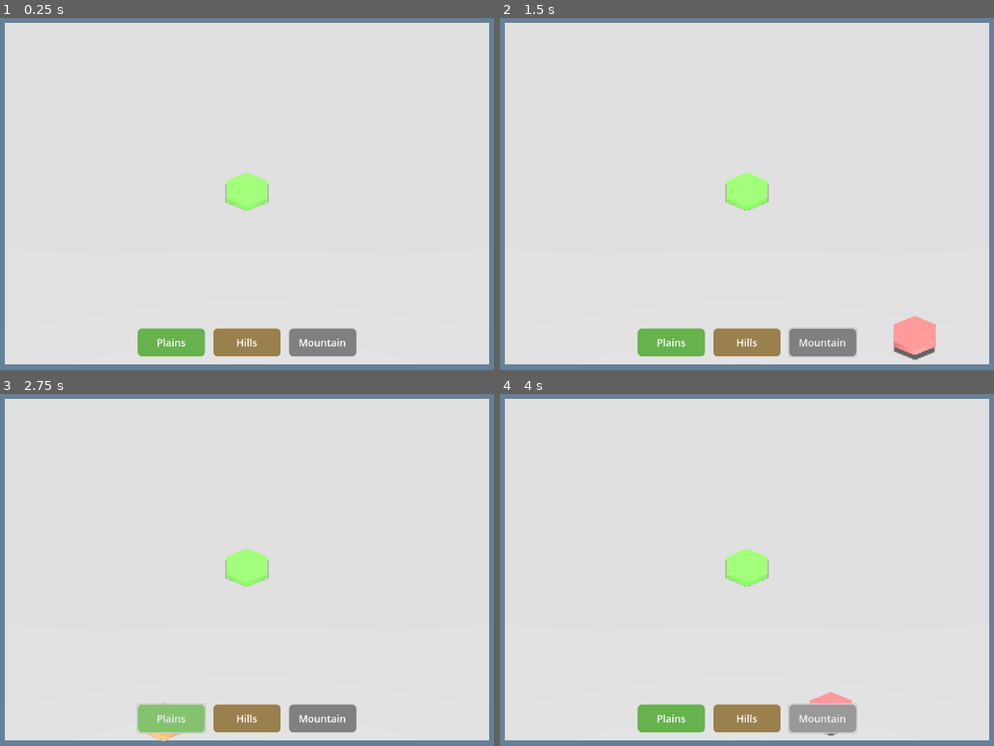
Above: before the commit, frames 1-4 (two rows, left to right).
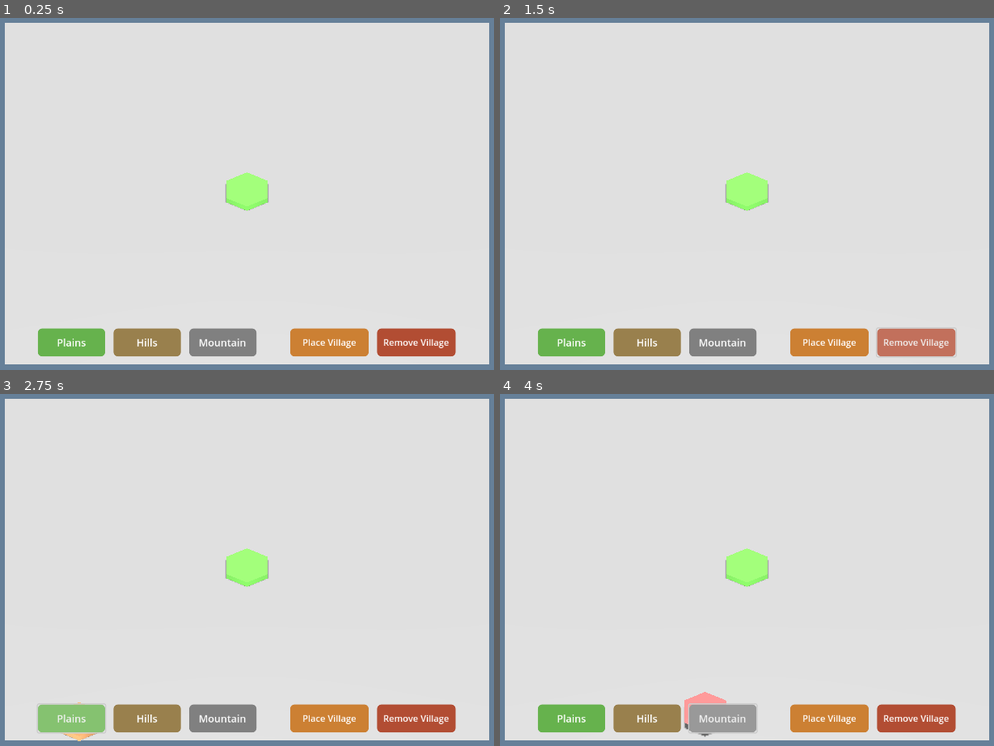
Above: after the commit, the same moments.

Repository: antony-carrard/khaos
Game: Godot game, scene res://main.tscn
Same seed, same stepped clock (60 frames per second), same inputs: the game is played once before the commit and once after it.
Inputs (mouse positions are in pixels of both pictures, inside the frame that each line leads up to):
- Up to frame 1 (0.25 s): no input
- Up to frame 2 (1.5 s): click (830, 341) at 0.5 s, where only the run after the commit has a clickable "Place Village"; click (914, 341) at 1.25 s, where only the run after the commit has a clickable "Remove Village"
- Up to frame 3 (2.75 s): click "Plains" at 2 s
- Up to frame 4 (4 s): click "Hills" at 2.75 s; click "Mountain" at 3.5 s

The runs differ from the first frame. In frame 1, 6.2% of the frame differs, in the area x 7-93%, y 88-97%; in frame 2, 6.5%; in frame 3, 6.4%; in frame 4, 6.6%, in the area x 7-93%, y 84-98%.

Commit message:
Added village placement and removal

Diff:
--- a/board_manager.gd
+++ b/board_manager.gd
@@ -31,13 +31,26 @@
 # Grid storage: Dictionary with Vector3i(q, r, height) as key
 var placed_tiles: Dictionary = {}
 
+# Village storage: Dictionary with Vector2i(q, r) as key (villages are placed on tiles, not heights)
+# Value is the village Node3D instance
+var placed_villages: Dictionary = {}
+
 # Preview tile
 var preview_tile: HexTile = null
 var preview_position: Vector3i = Vector3i.ZERO  # (q, r, height)
+var preview_village: Node3D = null
 
 # Tile type selection
 var current_tile_type: TileType = TileType.PLAINS
 var placement_active: bool = false  # Toggle placement mode on/off (starts OFF)
+
+# Village mode
+enum PlacementMode {
+	TILE,
+	VILLAGE_PLACE,
+	VILLAGE_REMOVE
+}
+var current_mode: PlacementMode = PlacementMode.TILE
 
 # UI
 var ui: Control = null
@@ -68,6 +81,8 @@
 	canvas_layer.add_child(ui)
 	ui.initialize(TILE_TYPE_COLORS)
 	ui.tile_type_selected.connect(_on_tile_type_selected)
+	ui.village_place_selected.connect(_on_village_place_selected)
+	ui.village_remove_selected.connect(_on_village_remove_selected)
 
 
 func _process(_delta: float) -> void:
@@ -75,13 +90,28 @@
 
 
 func _input(event: InputEvent) -> void:
-	# Mouse click to place tile
+	# Mouse click to place tile or village
 	if event is InputEventMouseButton and event.pressed and event.button_index == MOUSE_BUTTON_LEFT:
-		if preview_tile.visible and is_valid_placement(preview_position.x, preview_position.y, current_tile_type):
-			place_tile(preview_position.x, preview_position.y, current_tile_type)
-			# Exit placement mode after placing
-			placement_active = false
-			preview_tile.visible = false  # Immediate hide (saves 1 frame vs update_preview)
+		if current_mode == PlacementMode.TILE:
+			if preview_tile.visible and is_valid_placement(preview_position.x, preview_position.y, current_tile_type):
+				place_tile(preview_position.x, preview_position.y, current_tile_type)
+				# Exit placement mode after placing
+				placement_active = false
+				preview_tile.visible = false  # Immediate hide (saves 1 frame vs update_preview)
+		elif current_mode == PlacementMode.VILLAGE_PLACE:
+			if placement_active:
+				var mouse_pos = get_viewport().get_mouse_position()
+				var axial = get_axial_at_mouse(mouse_pos)
+				if axial != Vector2i(-999, -999):  # Valid position
+					if place_village(axial.x, axial.y):
+						placement_active = false
+		elif current_mode == PlacementMode.VILLAGE_REMOVE:
+			if placement_active:
+				var mouse_pos = get_viewport().get_mouse_position()
+				var axial = get_axial_at_mouse(mouse_pos)
+				if axial != Vector2i(-999, -999):  # Valid position
+					if remove_village(axial.x, axial.y):
+						placement_active = false
 
 	# Keyboard shortcuts (DEBUG ONLY - disabled in exported game)
 	if debug_mode and event is InputEventKey and event.pressed:
@@ -104,6 +134,17 @@
 
 func _on_tile_type_selected(tile_type: int) -> void:
 	current_tile_type = tile_type as TileType
+	current_mode = PlacementMode.TILE
+	placement_active = true
+
+
+func _on_village_place_selected() -> void:
+	current_mode = PlacementMode.VILLAGE_PLACE
+	placement_active = true
+
+
+func _on_village_remove_selected() -> void:
+	current_mode = PlacementMode.VILLAGE_REMOVE
 	placement_active = true
 
 
@@ -111,12 +152,76 @@
 	# Don't show preview if placement mode is off
 	if not placement_active:
 		preview_tile.visible = false
+		if preview_village:
+			preview_village.visible = false
 		return
 
 	var mouse_pos = get_viewport().get_mouse_position()
 
 	if not camera:
 		return
+
+	# Village placement/removal modes
+	if current_mode == PlacementMode.VILLAGE_PLACE or current_mode == PlacementMode.VILLAGE_REMOVE:
+		preview_tile.visible = false
+
+		# Create preview village if it doesn't exist
+		if not preview_village:
+			preview_village = create_village_mesh()
+			add_child(preview_village)
+			# Make it semi-transparent for preview
+			for child in preview_village.get_children():
+				if child is MeshInstance3D:
+					var mat = child.get_surface_override_material(0) as StandardMaterial3D
+					if mat:
+						var preview_mat = mat.duplicate()
+						preview_mat.transparency = BaseMaterial3D.TRANSPARENCY_ALPHA
+						preview_mat.albedo_color.a = 0.6
+						child.set_surface_override_material(0, preview_mat)
+
+		var axial = get_axial_at_mouse(mouse_pos)
+		if axial != Vector2i(-999, -999):
+			var q = axial.x
+			var r = axial.y
+
+			# Find the topmost tile at this position
+			var has_tile = false
+			var top_height = 0
+			for height in range(max_stack_height):
+				if placed_tiles.has(Vector3i(q, r, height)):
+					has_tile = true
+					top_height = height
+
+			if has_tile:
+				preview_village.visible = true
+				var world_pos = axial_to_world(q, r, top_height)
+				preview_village.global_position = world_pos + Vector3(0, tile_height / 2, 0)
+
+				# Color the preview based on validity
+				var is_valid = false
+				if current_mode == PlacementMode.VILLAGE_PLACE:
+					is_valid = not placed_villages.has(Vector2i(q, r))
+				else:  # VILLAGE_REMOVE
+					is_valid = placed_villages.has(Vector2i(q, r))
+
+				# Update preview color based on validity
+				for child in preview_village.get_children():
+					if child is MeshInstance3D:
+						var mat = child.get_surface_override_material(0) as StandardMaterial3D
+						if mat:
+							if is_valid:
+								mat.albedo_color = Color(0.3, 0.8, 0.3, 0.6)  # Green for valid
+							else:
+								mat.albedo_color = Color(0.8, 0.3, 0.3, 0.6)  # Red for invalid
+			else:
+				preview_village.visible = false
+		else:
+			preview_village.visible = false
+		return
+
+	# Tile placement mode
+	if preview_village:
+		preview_village.visible = false
 
 	# Raycast from camera
 	var from = camera.project_ray_origin(mouse_pos)
@@ -174,6 +279,97 @@
 	print("Placed %s tile at q=%d, r=%d, height=%d" % [TileType.keys()[tile_type], q, r, height])
 
 
+func create_village_mesh() -> Node3D:
+	# Create a simple placeholder village using basic 3D shapes
+	var village = Node3D.new()
+
+	# Main building - a simple box
+	var mesh_instance = MeshInstance3D.new()
+	var box_mesh = BoxMesh.new()
+	box_mesh.size = Vector3(0.4, 0.3, 0.4)
+	mesh_instance.mesh = box_mesh
+
+	# Create material
+	var material = StandardMaterial3D.new()
+	material.albedo_color = Color(0.8, 0.3, 0.2)  # Reddish brown for the building
+	mesh_instance.set_surface_override_material(0, material)
+
+	# Position it slightly above the tile surface
+	mesh_instance.position = Vector3(0, 0.15, 0)
+	village.add_child(mesh_instance)
+
+	# Add a simple roof - a cone
+	var roof_instance = MeshInstance3D.new()
+	var cone_mesh = CylinderMesh.new()
+	cone_mesh.top_radius = 0.0
+	cone_mesh.bottom_radius = 0.35
+	cone_mesh.height = 0.25
+	roof_instance.mesh = cone_mesh
+
+	var roof_material = StandardMaterial3D.new()
+	roof_material.albedo_color = Color(0.4, 0.3, 0.2)  # Dark brown roof
+	roof_instance.set_surface_override_material(0, roof_material)
+
+	roof_instance.position = Vector3(0, 0.425, 0)  # On top of the building
+	village.add_child(roof_instance)
+
+	return village
+
+
+func place_village(q: int, r: int) -> bool:
+	var pos_key = Vector2i(q, r)
+
+	# Check if village already exists at this position
+	if placed_villages.has(pos_key):
+		print("Village already exists at q=%d, r=%d" % [q, r])
+		return false
+
+	# Check if there's a tile at this position (any height)
+	var has_tile = false
+	for height in range(max_stack_height):
+		if placed_tiles.has(Vector3i(q, r, height)):
+			has_tile = true
+			break
+
+	if not has_tile:
+		print("No tile exists at q=%d, r=%d" % [q, r])
+		return false
+
+	# Find the topmost tile at this position
+	var top_height = 0
+	for height in range(max_stack_height):
+		if placed_tiles.has(Vector3i(q, r, height)):
+			top_height = height
+
+	# Create and place the village
+	var village = create_village_mesh()
+	add_child(village)
+
+	# Position it on top of the highest tile
+	var world_pos = axial_to_world(q, r, top_height)
+	village.global_position = world_pos + Vector3(0, tile_height / 2, 0)
+
+	placed_villages[pos_key] = village
+	print("Placed village at q=%d, r=%d" % [q, r])
+	return true
+
+
+func remove_village(q: int, r: int) -> bool:
+	var pos_key = Vector2i(q, r)
+
+	if not placed_villages.has(pos_key):
+		print("No village at q=%d, r=%d" % [q, r])
+		return false
+
+	# Remove the village node
+	var village = placed_villages[pos_key]
+	village.queue_free()
+	placed_villages.erase(pos_key)
+
+	print("Removed village at q=%d, r=%d" % [q, r])
+	return true
+
+
 func is_valid_placement(q: int, r: int, tile_type: TileType) -> bool:
 	var height = TILE_TYPE_TO_HEIGHT[tile_type]
 	var key = Vector3i(q, r, height)
@@ -184,6 +380,12 @@
 
 	# Check if height is within limits
 	if height < 0 or height >= max_stack_height:
+		return false
+
+	# Check if there's a village on this tile position (blocks stacking)
+	var village_key = Vector2i(q, r)
+	if placed_villages.has(village_key) and height > 0:
+		# Village exists and we're trying to stack - not allowed
 		return false
 
 	# PLAINS (height 0) rules
@@ -274,3 +476,23 @@
 		rr = -rq - rs
 
 	return Vector2i(int(rq), int(rr))
+
+
+func get_axial_at_mouse(mouse_pos: Vector2) -> Vector2i:
+	# Helper function to get axial coordinates from mouse position
+	if not camera:
+		return Vector2i(-999, -999)
+
+	var from = camera.project_ray_origin(mouse_pos)
+	var to = from + camera.project_ray_normal(mouse_pos) * 1000
+
+	var space_state = get_world_3d().direct_space_state
+	var query = PhysicsRayQueryParameters3D.create(from, to)
+	query.collision_mask = 0b11  # Layers 1 and 2
+	var result = space_state.intersect_ray(query)
+
+	if result:
+		var hit_position = result.position
+		return world_to_axial(hit_position)
+
+	return Vector2i(-999, -999)
--- a/tile_selector_ui.gd
+++ b/tile_selector_ui.gd
@@ -1,7 +1,9 @@
 extends Control
 
-# Signal emitted when a tile type is selected
+# Signals
 signal tile_type_selected(tile_type: int)
+signal village_place_selected()
+signal village_remove_selected()
 
 var tile_type_colors: Dictionary = {}
 var buttons: Array[Button] = []
@@ -41,6 +43,15 @@
 	create_tile_button(hbox, 0, "Plains")
 	create_tile_button(hbox, 1, "Hills")
 	create_tile_button(hbox, 2, "Mountain")
+
+	# Add separator
+	var separator = Control.new()
+	separator.custom_minimum_size = Vector2(30, 0)
+	hbox.add_child(separator)
+
+	# Create village buttons
+	create_village_button(hbox, "Place Village", true)
+	create_village_button(hbox, "Remove Village", false)
 
 
 func create_tile_button(parent: Control, tile_type: int, label: String) -> void:
@@ -90,3 +101,60 @@
 
 func _on_tile_button_pressed(tile_type: int) -> void:
 	tile_type_selected.emit(tile_type)
+
+
+func create_village_button(parent: Control, label: String, is_place: bool) -> void:
+	var button = Button.new()
+	button.text = label
+	button.custom_minimum_size = Vector2(140, 50)
+
+	# Village buttons use orange/red colors
+	var base_color = Color(0.8, 0.5, 0.2) if is_place else Color(0.7, 0.3, 0.2)
+
+	# Normal state
+	var style_normal = StyleBoxFlat.new()
+	style_normal.bg_color = base_color
+	style_normal.corner_radius_top_left = 8
+	style_normal.corner_radius_top_right = 8
+	style_normal.corner_radius_bottom_left = 8
+	style_normal.corner_radius_bottom_right = 8
+
+	# Hover state (lighter)
+	var style_hover = StyleBoxFlat.new()
+	style_hover.bg_color = base_color.lightened(0.2)
+	style_hover.corner_radius_top_left = 8
+	style_hover.corner_radius_top_right = 8
+	style_hover.corner_radius_bottom_left = 8
+	style_hover.corner_radius_bottom_right = 8
+
+	# Pressed state (darker)
+	var style_pressed = StyleBoxFlat.new()
+	style_pressed.bg_color = base_color.darkened(0.2)
+	style_pressed.corner_radius_top_left = 8
+	style_pressed.corner_radius_top_right = 8
+	style_pressed.corner_radius_bottom_left = 8
+	style_pressed.corner_radius_bottom_right = 8
+
+	button.add_theme_stylebox_override("normal", style_normal)
+	button.add_theme_stylebox_override("hover", style_hover)
+	button.add_theme_stylebox_override("pressed", style_pressed)
+
+	# Text styling
+	button.add_theme_color_override("font_color", Color.WHITE)
+	button.add_theme_font_size_override("font_size", 16)
+
+	if is_place:
+		button.pressed.connect(_on_village_place_pressed)
+	else:
+		button.pressed.connect(_on_village_remove_pressed)
+
+	parent.add_child(button)
+	buttons.append(button)
+
+
+func _on_village_place_pressed() -> void:
+	village_place_selected.emit()
+
+
+func _on_village_remove_pressed() -> void:
+	village_remove_selected.emit()
